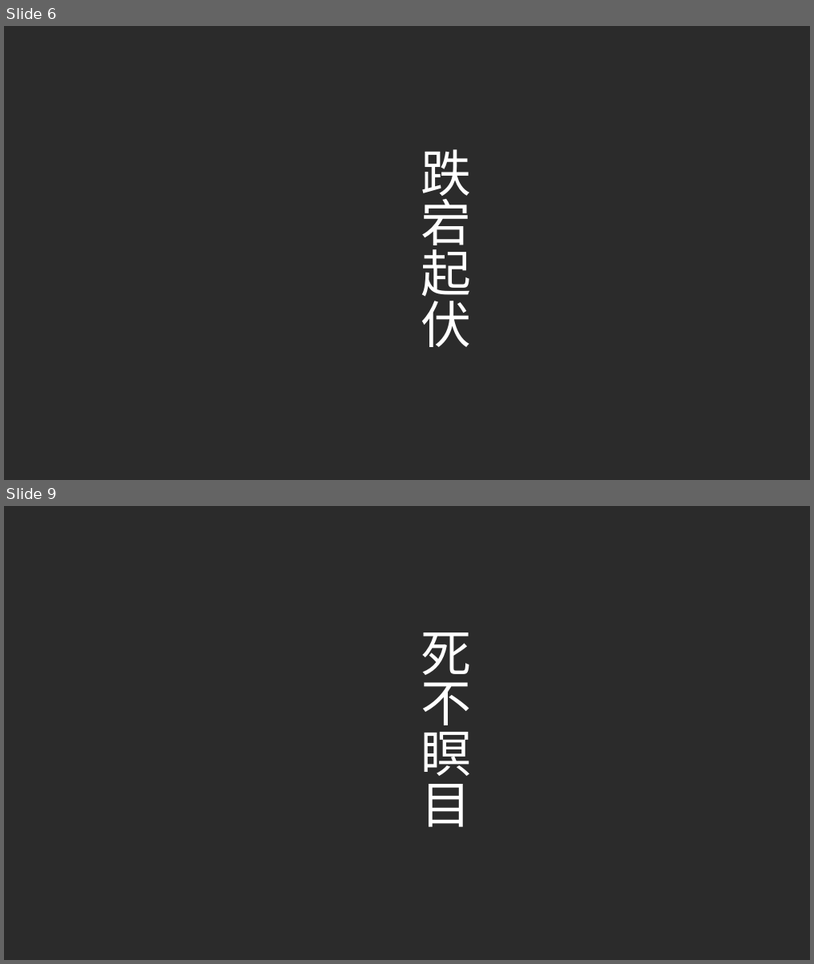
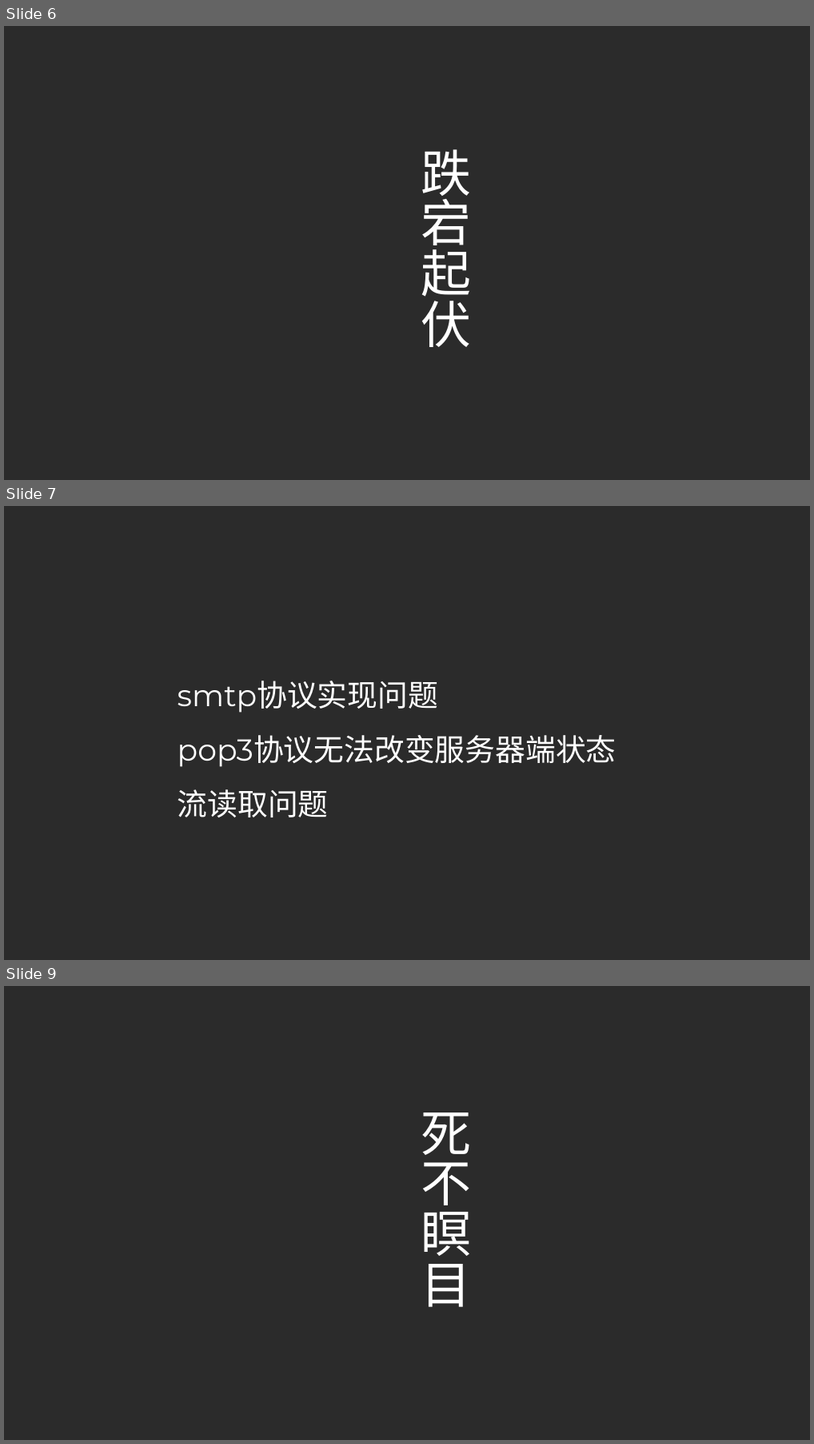
Before and after one commit to HeavySE/SE-lab, a slide deck: 软件工程Lab1.pptx. Shown one above the other, each under a label of ours: slides 6 and 9 before the commit, slides 6, 7 and 9 after it; the slides between them are not shown. The pictures are 814x964 and 814x1444 pixels, drawn with LibreOffice and Linux fonts; fonts in the diff are those of the drawing; background and template pictures are left out; a plain dark background stands for a picture behind light text. Boxes give left, top, right and bottom in pixels: in the first picture for what was removed or moved away, otherwise in the second. Text is boxed around its words. In the diff, an @@ line names an element or a change of style, - is before the commit and + after.

```diff
--- a/软件工程Lab1.pptx
+++ b/软件工程Lab1.pptx
@@ slide 7 added at <box>4,506,810,960</box>, background picture (left out) @@
@@ title added at <box>178,680,617,817</box>, 36 pt, text #FFFFFF @@
+smtp协议实现问题
+pop3协议无法改变服务器端状态
+流读取问题
```
Also in this commit, not shown: 2 other slides added, 3 slides removed.
